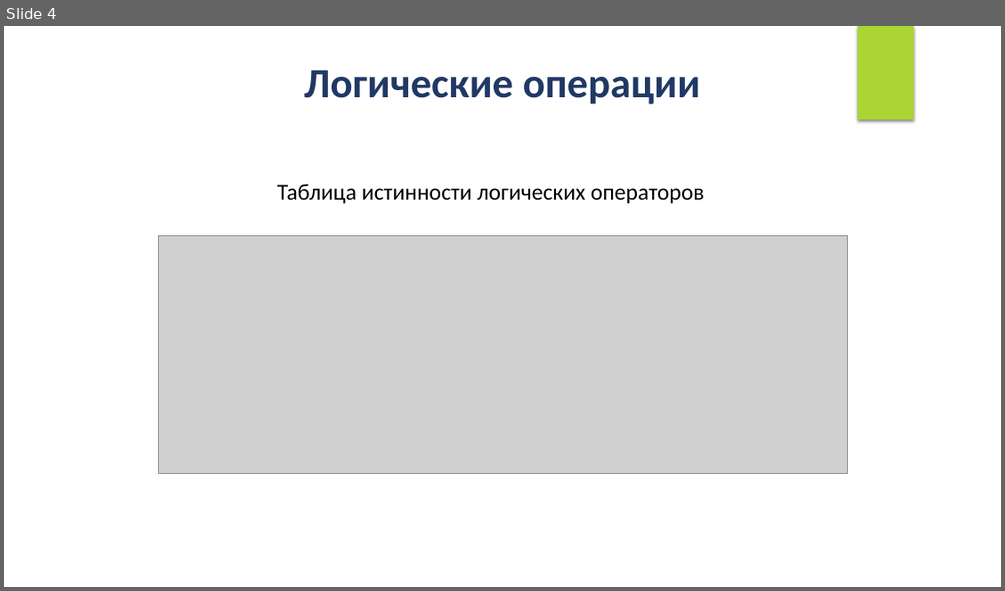
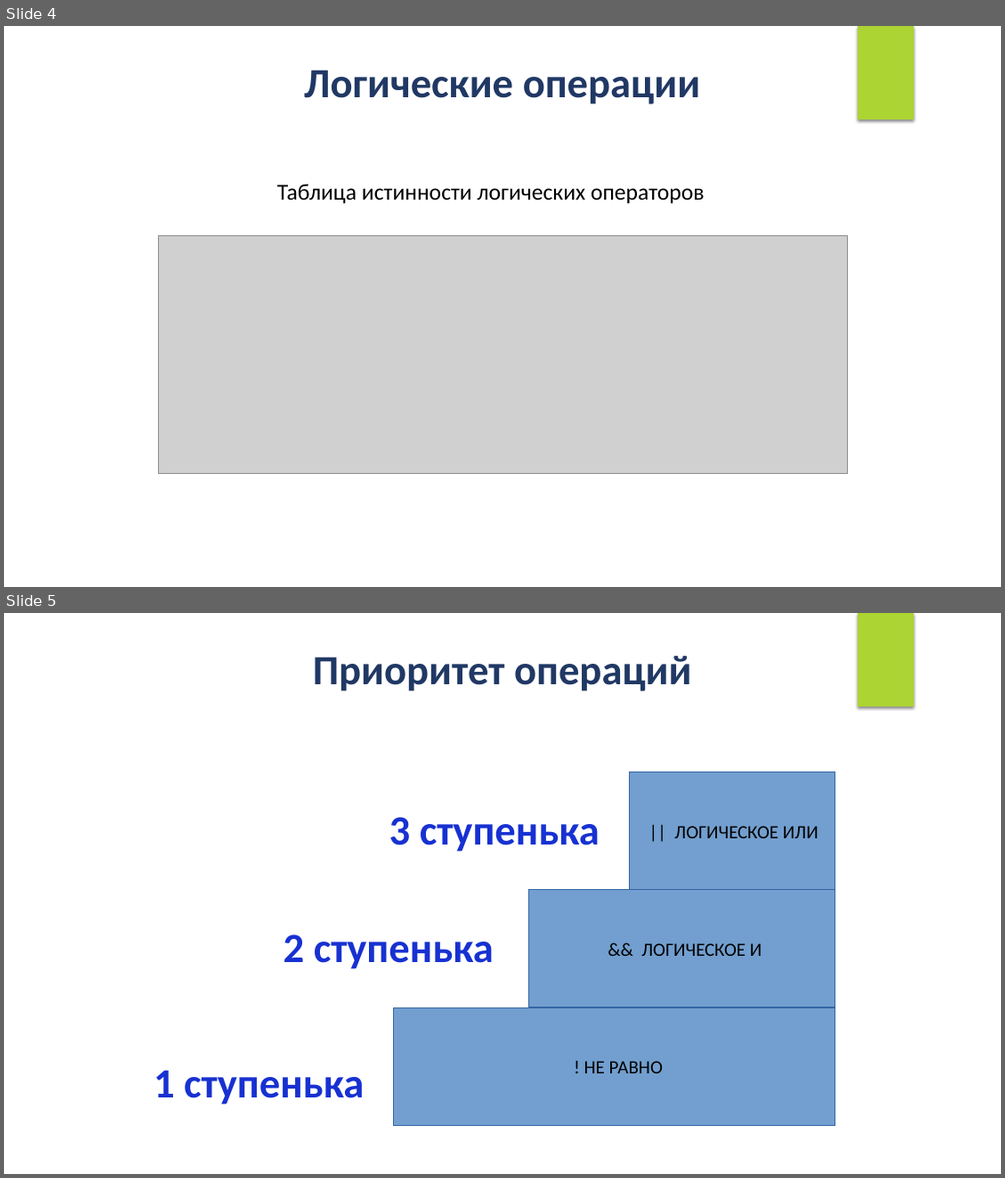
Before and after one commit to IriEfremova/LessonsCube, a slide deck: Samsung/Lesson5/Logical_operations.pptx. Shown one above the other, each under a label of ours: slide 4 before the commit, slides 4 and 5 after it. The pictures are 1005x591 and 1005x1178 pixels, drawn with LibreOffice and Linux fonts; fonts in the diff are those of the drawing; grey boxes stand for pictures. Boxes give left, top, right and bottom in pixels: in the first picture for what was removed or moved away, otherwise in the second. Text is boxed around its words. In the diff, an @@ line names an element or a change of style, - is before the commit and + after.

```diff
--- a/Samsung/Lesson5/Logical_operations.pptx
+++ b/Samsung/Lesson5/Logical_operations.pptx
@@ slide 5 added at <box>4,613,1001,1174</box>, background #FFFFFF; not listed: 1 template element that a slide beside it also shows @@
@@ text added at <box>313,656,692,691</box>, 40 pt, text #203864, bold @@
+Приоритет операций
@@ rectangle added at <box>629,772,834,890</box>, fill #729FCF, outline #3465A4 0.75 pt, 18 pt, text #000000 @@
+|| ЛОГИЧЕСКОЕ ИЛИ
@@ text added at <box>389,817,599,852</box>, 40 pt, text #1731D2, bold @@
+3 ступенька
@@ rectangle added at <box>529,890,834,1007</box>, fill #729FCF, outline #3465A4 0.75 pt, 18 pt, text #000000 @@
+&& ЛОГИЧЕСКОЕ И
@@ text added at <box>283,934,494,969</box>, 40 pt, text #1731D2, bold @@
+2 ступенька
@@ rectangle added at <box>394,1008,834,1126</box>, fill #729FCF, outline #3465A4 0.75 pt, 18 pt, text #000000 @@
+! НЕ РАВНО
@@ text added at <box>154,1070,364,1104</box>, 40 pt, text #1731D2, bold @@
+1 ступенька
```
Also in this commit, not shown: 14 other slides added.
